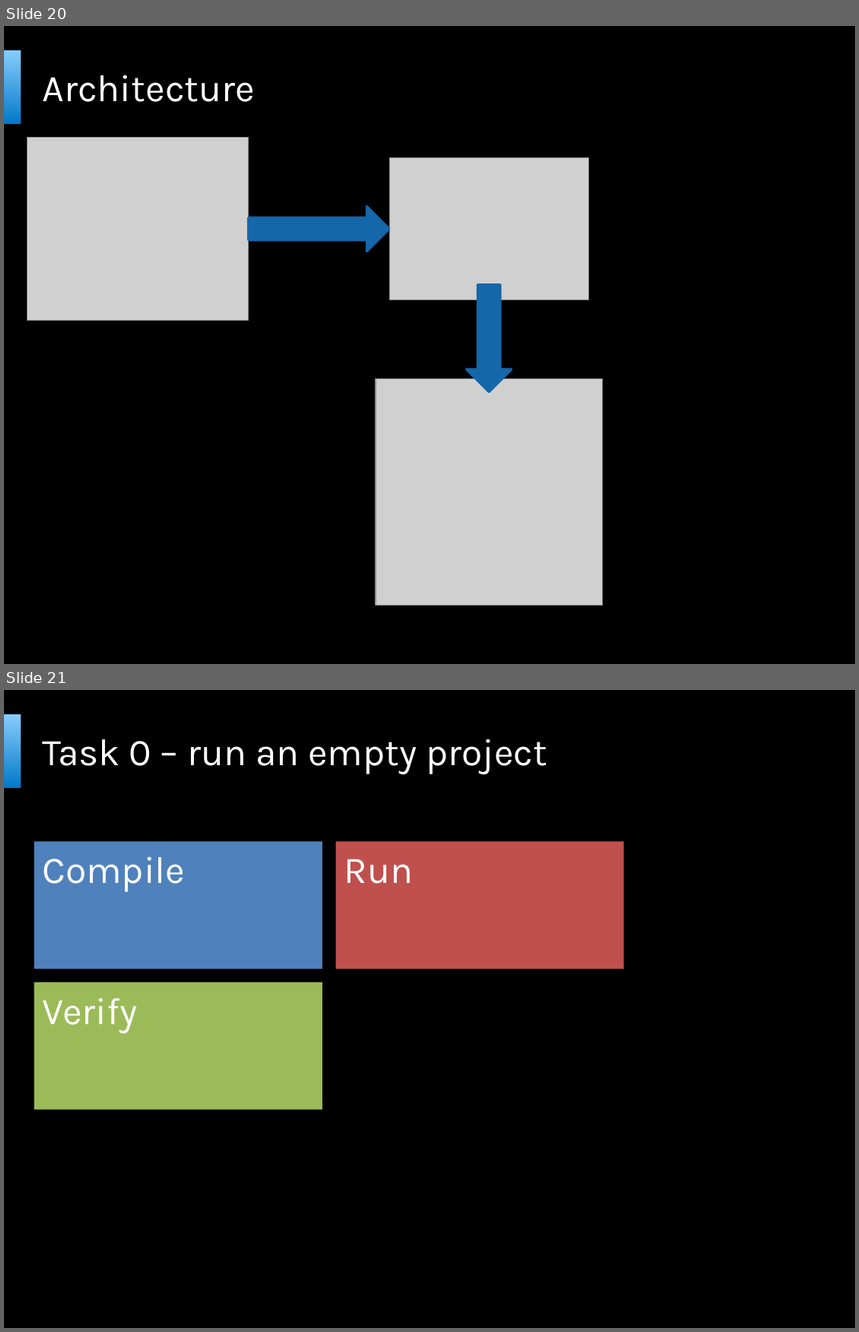
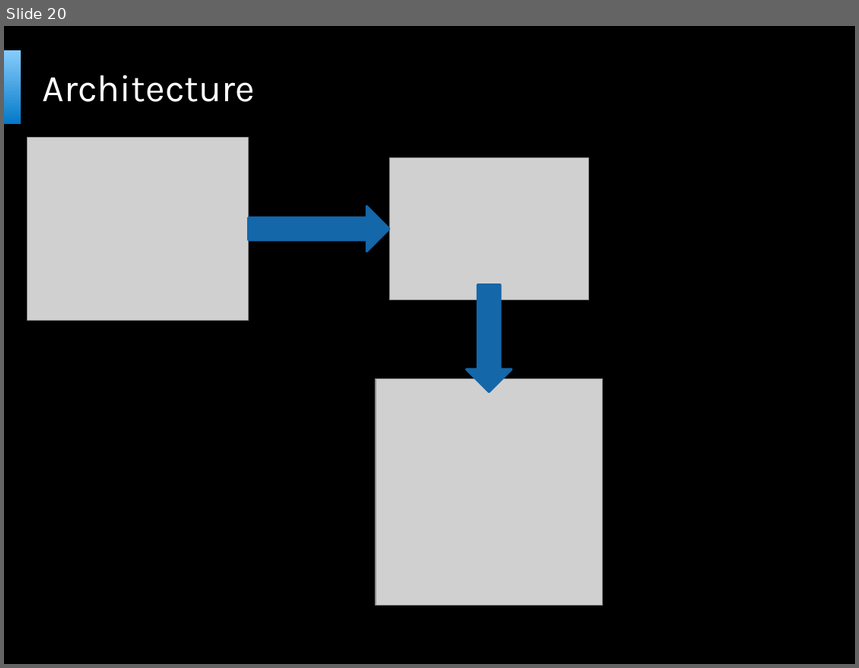
Before and after one commit to bartekwasielak/Presentation, a slide deck: Programming Made Easy.pptx. Shown one above the other, each under a label of ours: slides 20 and 21 before the commit, slide 20 after it. The pictures are 859x1332 and 859x668 pixels, drawn with LibreOffice and Linux fonts; fonts in the diff are those of the drawing; grey boxes stand for pictures; background and template pictures are left out. Boxes give left, top, right and bottom in pixels: in the first picture for what was removed or moved away, otherwise in the second. Text is boxed around its words. In the diff, an @@ line names an element or a change of style, - is before the commit and + after.

```diff
--- a/Programming Made Easy.pptx
+++ b/Programming Made Easy.pptx
@@ slide 21 removed at [4,690,855,1328], background picture (left out); not listed: 2 template elements that a slide beside it also shows @@
@@ title removed at [43,739,547,774] @@
-Task 0 – run an empty project
@@ text removed at [34,841,322,969] @@
-Compile
@@ text removed at [336,841,624,969] @@
-Run
@@ text removed at [34,983,322,1110] @@
-Verify
```
Also in this commit, not shown: 13 slides changed, 1 slide added, 1 other file.
